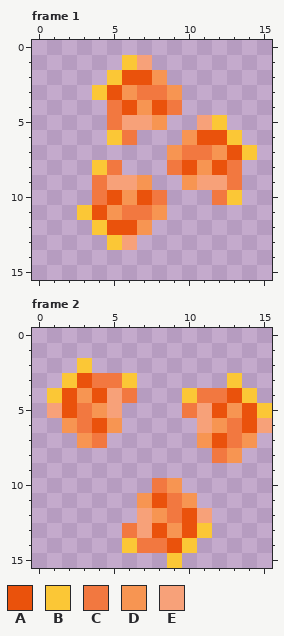
Pixel-art file -- Sprites/Effects/Deathsplosion.aseprite. The picture above was drawn from the file before the commit.
16x16 pixels, 4 frames. Shown: frame 1, frame 2. The commit also changed other frames, which this record leaves out.
Palette (. is transparent): A #ea520c  B #fbc736  C #f27840  D #f79552  E #f7a179
Pixels before, frame 1, first column x 3:
 1 ...BE.......
 2 ..BAAD......
 3 .BADCCD.....
 4 ..CADAC.....
 5 ..CEED..EB..
 6 ..BC...DAAB.
 7 ......DCCDAB
 8 .BC...CADAC.
 9 .CEED..DEEC.
10 .CADAC...CB.
11 BADCCD......
12 .BAAD.......
13 ..BE........
Pixels before, frame 2, first column x 1:
 2 ..B............
 3 .BACCB......B..
 4 BADAEC...BCCAB.
 5 EACDE....CEADAB
 6 .DCAD.....EDCAE
 7 ..DC......DACD.
 8 ...........CD..
 9 ...............
10 .......CD......
11 ......DACD.....
12 ......EDCAE....
13 .....CEADAB....
14 .....BCCAB.....
15 ........B......
The result:
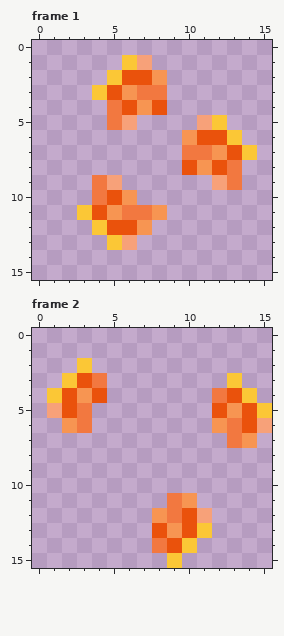
Difference:
Frame 1:
y 3: x 9 D -> .
y 4: x 9 C -> .
y 5: x 7..8 ED -> ..
y 6: x 5..6 BC -> ..
y 7: x 9 D -> .
y 8: x 4..5 BC -> ..; x 9 C -> .
y 9: x 6..7 ED -> ..; x 10..11 DE -> ..
y 10: x 7..8 AC -> ..; x 12..13 CB -> ..
Frame 2:
y 3: x 5..6 CB -> ..
y 4: x 5..6 EC -> ..; x 10..11 BC -> ..
y 5: x 4..5 DE -> ..; x 10..11 CE -> ..
y 6: x 4..5 AD -> ..; x 11 E -> .
y 7: x 3..4 DC -> ..; x 11..12 DA -> ..
y 8: x 12..13 CD -> ..
y 10: x 8..9 CD -> ..
y 11: x 7..8 DA -> ..
y 12: x 7 E -> .
y 13: x 6..7 CE -> ..
y 14: x 6..7 BC -> ..
